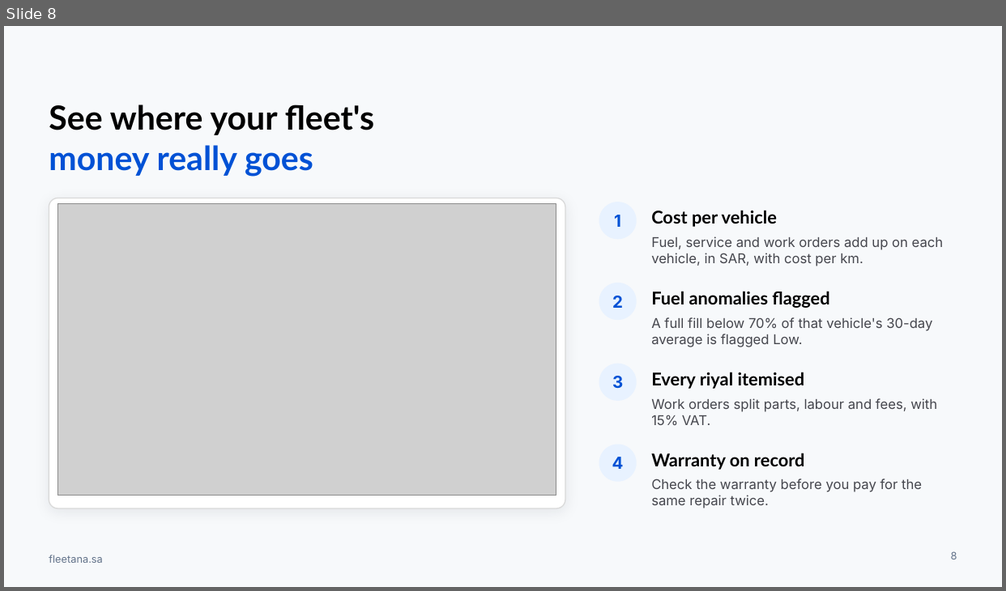
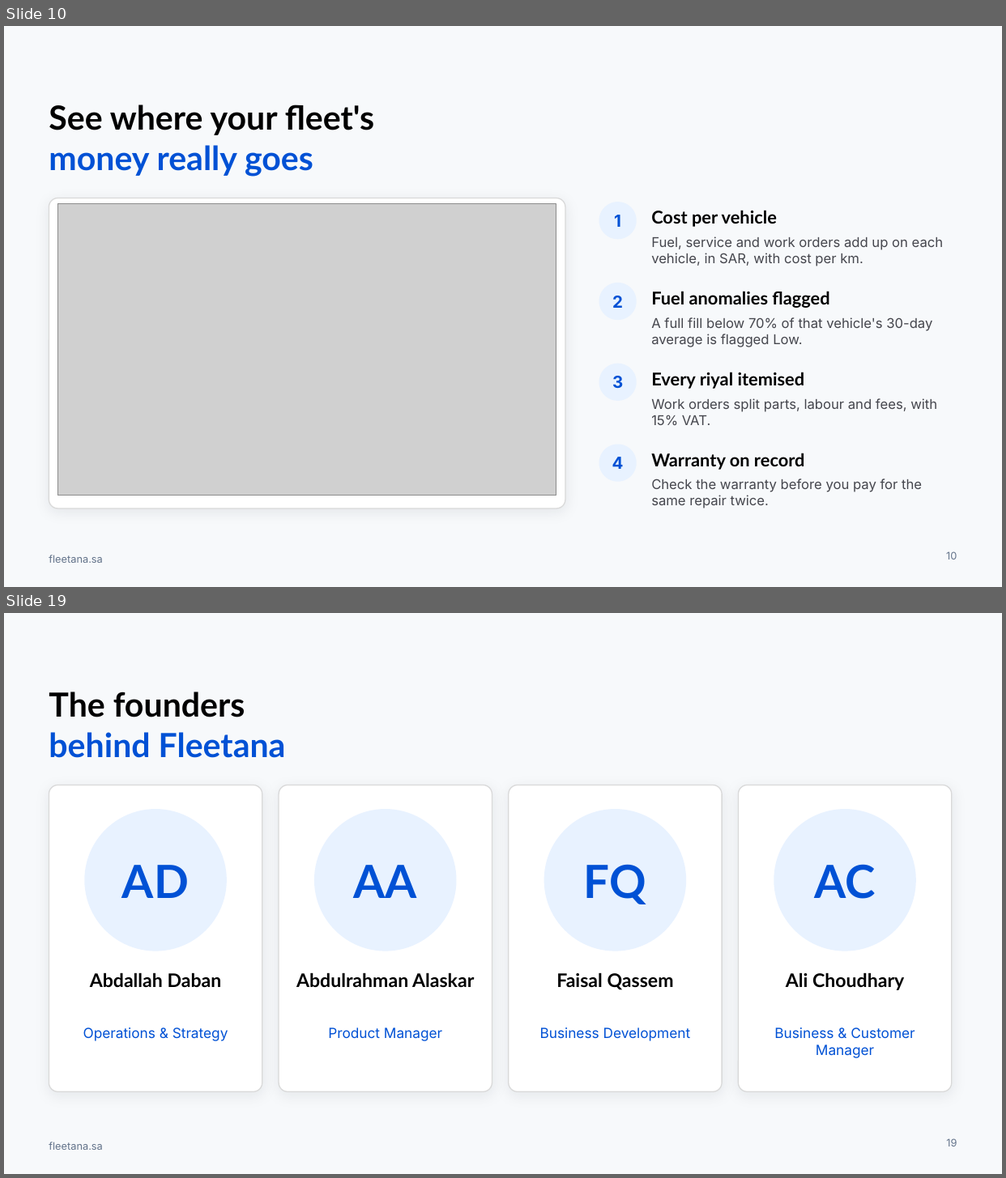
Before and after one commit to AbdallahDaban/Claude, a slide deck: fleetana-launch/brand/profile/Fleetana-Company-Profile-EN.pptx. Shown one above the other, each under a label of ours: slide 8 before the commit, slides 10 and 19 after it; the slides between them are not shown. The pictures are 1006x591 and 1006x1178 pixels, drawn with LibreOffice and Linux fonts; fonts in the diff are those of the drawing; grey boxes stand for pictures; background and template pictures are left out. Boxes give left, top, right and bottom in pixels: in the first picture for what was removed or moved away, otherwise in the second. Text is boxed around its words. In the diff, an @@ line names an element or a change of style, - is before the commit and + after.

```diff
--- a/fleetana-launch/brand/profile/Fleetana-Company-Profile-EN.pptx
+++ b/fleetana-launch/brand/profile/Fleetana-Company-Profile-EN.pptx
@@ slide 19 added at (4, 613, 1002, 1174), background #F7F9FB; not listed: 1 template element that a slide beside it also shows @@
@@ title added at (49, 692, 286, 758), 32 pt, text #0051D5, bold @@
+The founders
+behind Fleetana
@@ rounded rectangle added at (49, 786, 262, 1093), fill #FFFFFF, outline #D9D9D9 1 pt @@
@@ rounded rectangle added at (279, 786, 492, 1093), fill #FFFFFF, outline #D9D9D9 1 pt @@
@@ rounded rectangle added at (509, 786, 722, 1093), fill #FFFFFF, outline #D9D9D9 1 pt @@
@@ rounded rectangle added at (739, 786, 952, 1093), fill #FFFFFF, outline #D9D9D9 1 pt @@
@@ ellipse added at (84, 809, 226, 952), fill #E8F2FF, 44 pt, text #0051D5, bold @@
+AD
@@ ellipse added at (314, 809, 456, 952), fill #E8F2FF, 44 pt, text #0051D5, bold @@
+AA
@@ ellipse added at (543, 809, 686, 952), fill #E8F2FF, 44 pt, text #0051D5, bold @@
+FQ
@@ ellipse added at (774, 809, 917, 952), fill #E8F2FF, 44 pt, text #0051D5, bold @@
+AC
@@ text added at (90, 973, 222, 987), 18 pt, text #000000, bold @@
+Abdallah Daban
@@ text added at (296, 973, 474, 988), 18 pt, text #000000, bold @@
+Abdulrahman Alaskar
@@ text added at (556, 973, 674, 990), 18 pt, text #000000, bold @@
+Faisal Qassem
@@ text added at (786, 973, 904, 990), 18 pt, text #000000, bold @@
+Ali Choudhary
@@ text added at (83, 1028, 228, 1041), 13.5 pt, text #0051D5 @@
+Operations & Strategy
@@ text added at (328, 1028, 442, 1041), 13.5 pt, text #0051D5 @@
+Product Manager
@@ text added at (540, 1028, 691, 1041), 13.5 pt, text #0051D5 @@
+Business Development
@@ text added at (774, 1028, 914, 1059), 13.5 pt, text #0051D5 @@
+Business & Customer Manager
@@ page number added at (946, 1139, 957, 1147), 10 pt, text #64748B @@
+19
@@ what was slide 8 is now slide 10 @@
@@ page number at (946, 552, 957, 560): text changed @@
-8
+10
```
Also in this commit, not shown: 10 slides changed, 6 other slides added, 6 slides removed, 4 other files.
